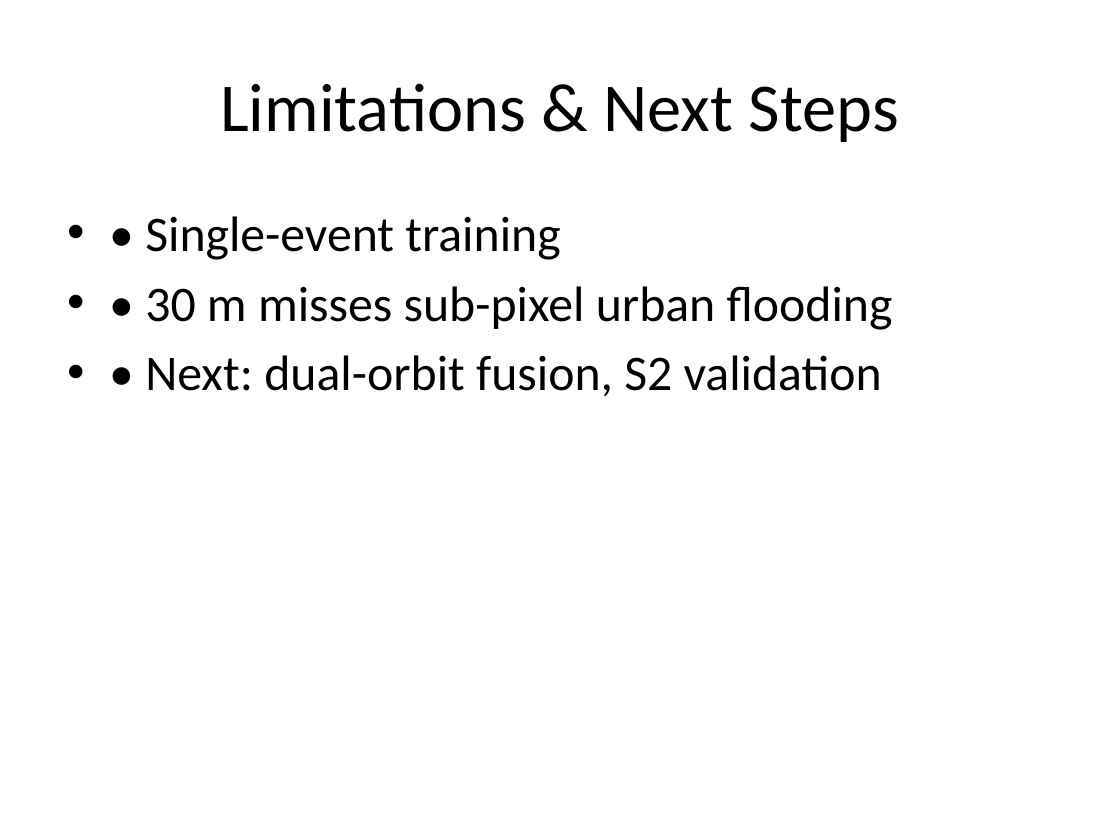
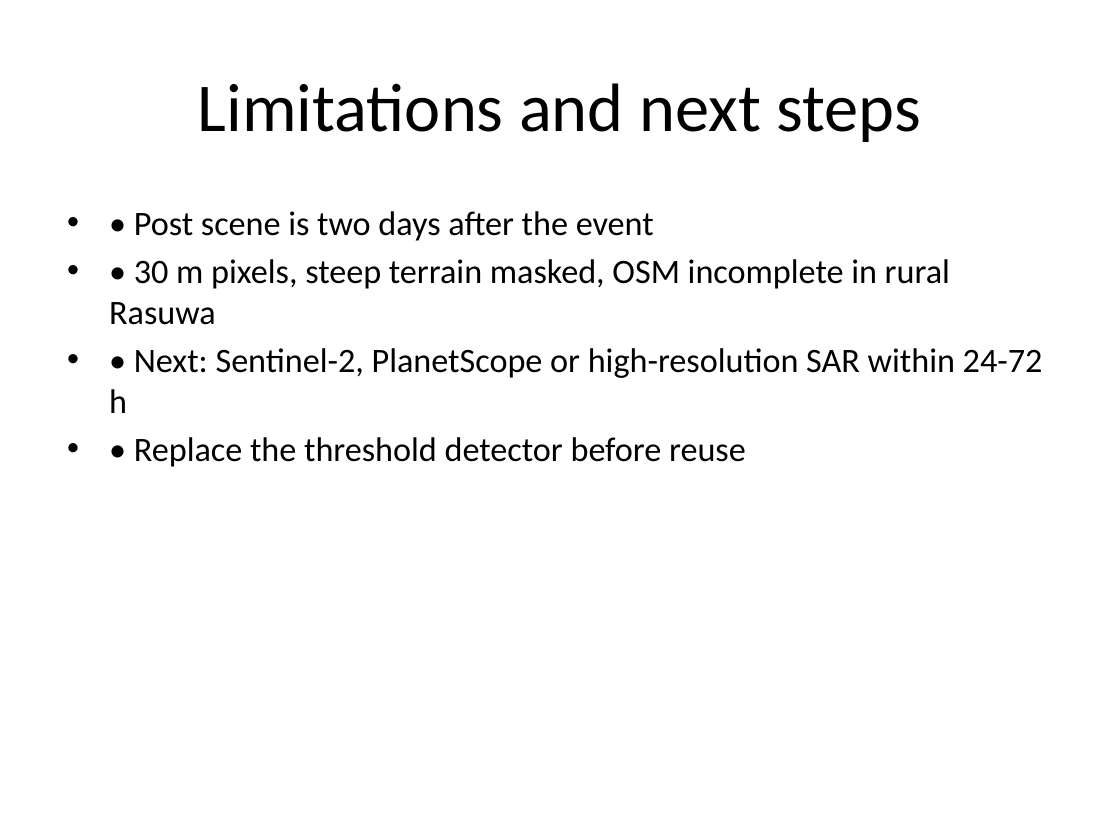
Before and after one commit to MANIKANTH678/trishuli-flood-mapping, a slide deck: slide 10 of outputs/presentation.pptx. Drawn at 1120x840 pixels with LibreOffice and Linux fonts; fonts in the diff are those of the drawing. Boxes give left, top, right and bottom in pixels: in the first picture for what was removed or moved away, otherwise in the second. Text is boxed around its words. In the diff, an @@ line names an element or a change of style, - is before the commit and + after.

```diff
--- a/outputs/presentation.pptx
+++ b/outputs/presentation.pptx
@@ title at (198, 83, 921, 142): text changed @@
-Limitations & Next Steps
+Limitations and next steps
@@ text at (109, 211, 1043, 467): text changed; size 32 to 22 pt @@
-• • Single-event training
-• • 30 m misses sub-pixel urban flooding
-• • Next: dual-orbit fusion, S2 validation
+• • Post scene is two days after the event
+• • 30 m pixels, steep terrain masked, OSM incomplete in rural Rasuwa
+• • Next: Sentinel-2, PlanetScope or high-resolution SAR within 24-72 h
+• • Replace the threshold detector before reuse
```
Also in this commit, not shown: 6 other slides changed, 3 slides added, 3 slides removed, 1 other file.
